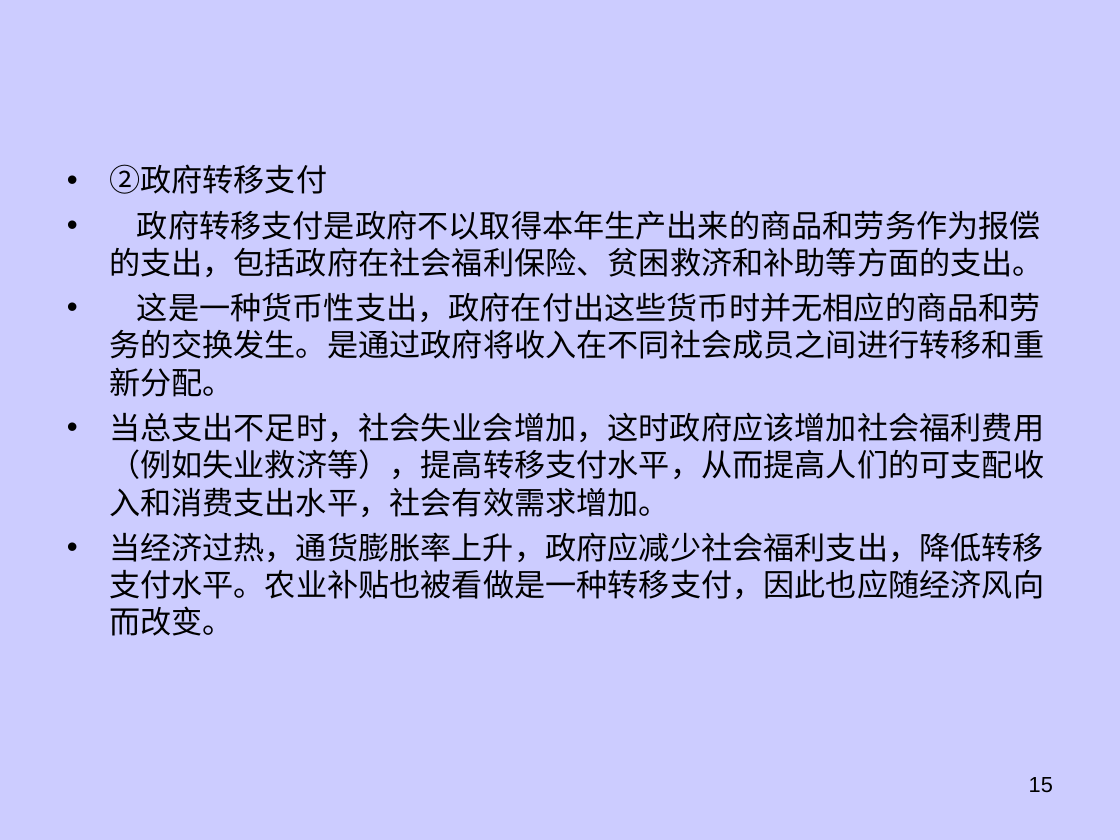
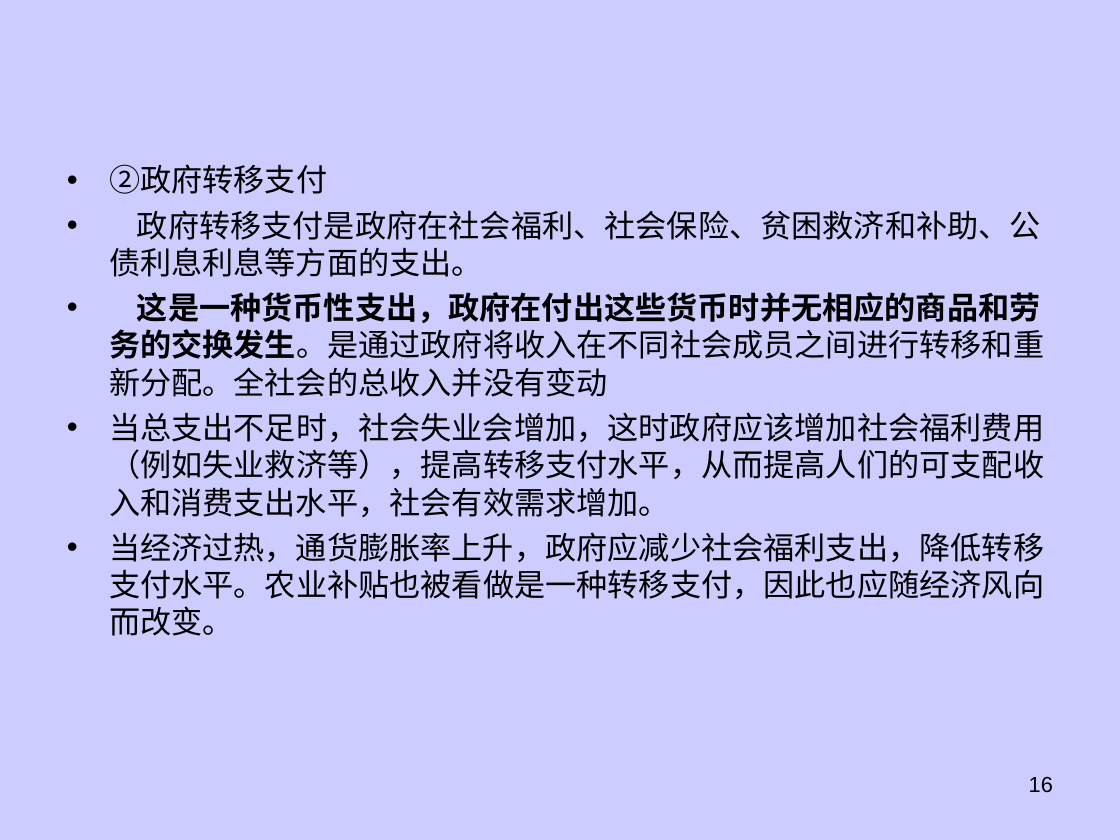
Before and after one commit to dhndzwxj/Teaching_assistant, a slide deck: slide 16 of 宏观原理课件/第6章宏观经济政策新.ppt (slide 15 before the commit). Drawn at 1120x840 pixels with LibreOffice and Linux fonts; fonts in the diff are those of the drawing. Boxes give left, top, right and bottom in pixels: in the first picture for what was removed or moved away, otherwise in the second. Text is boxed around its words. In the diff, an @@ line names an element or a change of style, - is before the commit and + after.

```diff
--- a/宏观原理课件/第6章宏观经济政策新.ppt
+++ b/宏观原理课件/第6章宏观经济政策新.ppt
@@ text at <box>109,210,1044,397</box>: text changed @@
-• 政府转移支付是政府不以取得本年生产出来的商品和劳务作为报偿的支出，包括政府在社会福利保险、贫困救济和补助等方面的支出。
-• 这是一种货币性支出，政府在付出这些货币时并无相应的商品和劳务的交换发生。是通过政府将收入在不同社会成员之间进行转移和重新分配。
+• 政府转移支付是政府在社会福利、社会保险、贫困救济和补助、公债利息利息等方面的支出。
+• 这是一种货币性支出，政府在付出这些货币时并无相应的商品和劳务的交换发生。是通过政府将收入在不同社会成员之间进行转移和重新分配。全社会的总收入并没有变动
@@ page number at <box>1029,776,1053,793</box>: text changed @@
-15
+16
```
Also in this commit, not shown: 41 other slides changed, 11 slides added, 4 slides removed, 2 other files.
